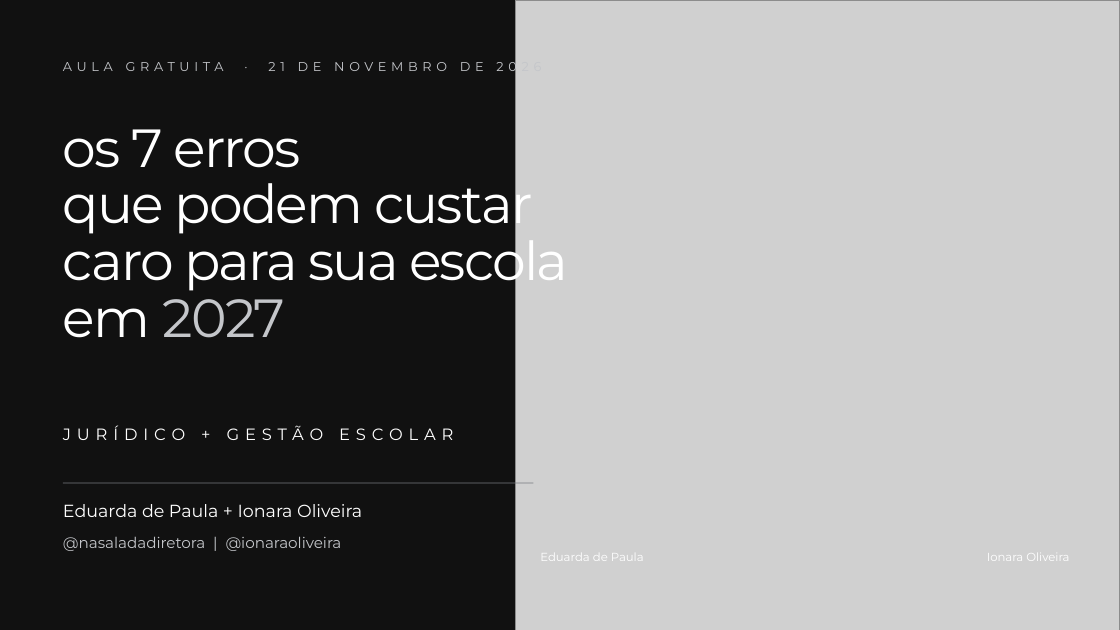
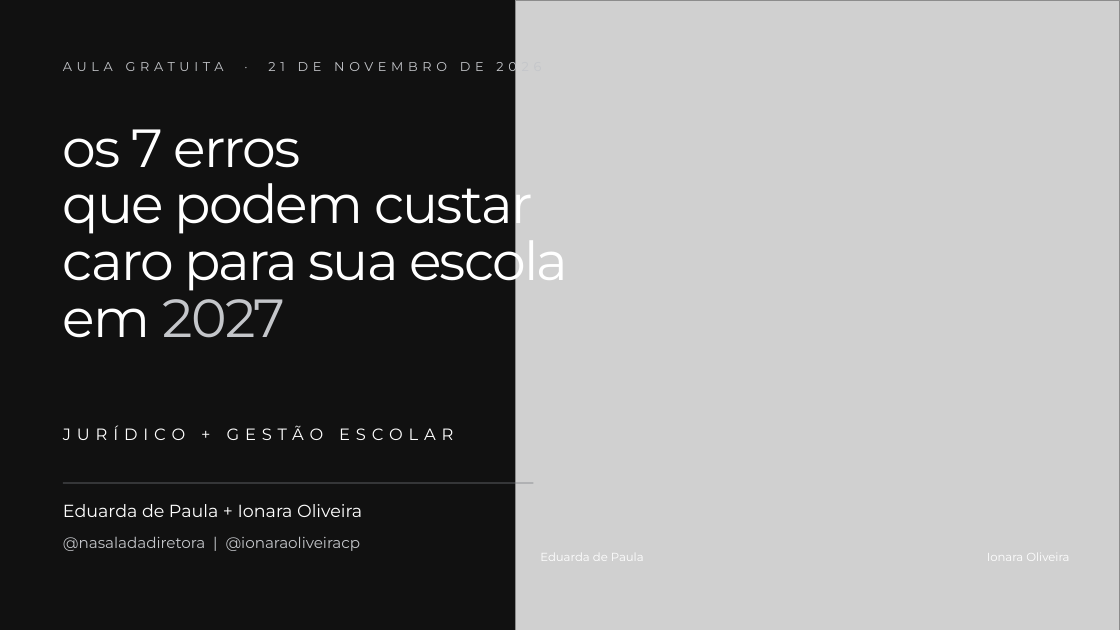
Before and after one commit to eduardadepaulasil-blip/9BEE-7B2F, a slide deck: slide 1 of AULA_7_ERROS_2027_VERSAO_FINAL.pptx. Drawn at 1120x630 pixels with LibreOffice and Linux fonts; fonts in the diff are those of the drawing; grey boxes stand for pictures. Boxes give left, top, right and bottom in pixels: in the first picture for what was removed or moved away, otherwise in the second. Text is boxed around its words. In the diff, an @@ line names an element or a change of style, - is before the commit and + after.

```diff
--- a/AULA_7_ERROS_2027_VERSAO_FINAL.pptx
+++ b/AULA_7_ERROS_2027_VERSAO_FINAL.pptx
@@ text at (63,536,361,551): text changed @@
-@nasaladadiretora | @ionaraoliveira
+@nasaladadiretora | @ionaraoliveiracp
```
Also in this commit, not shown: 2 other slides changed, 5 other files.
